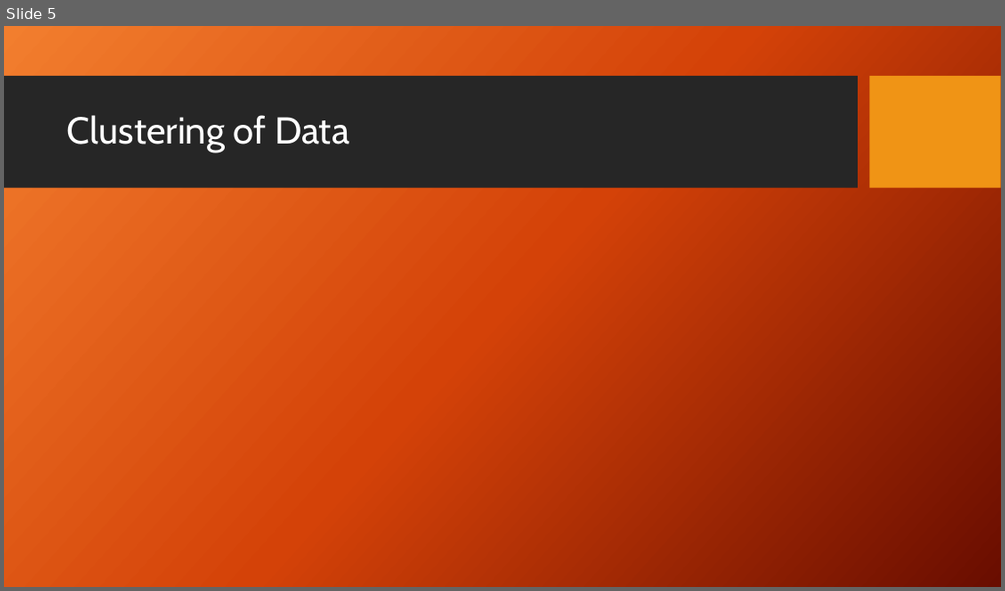
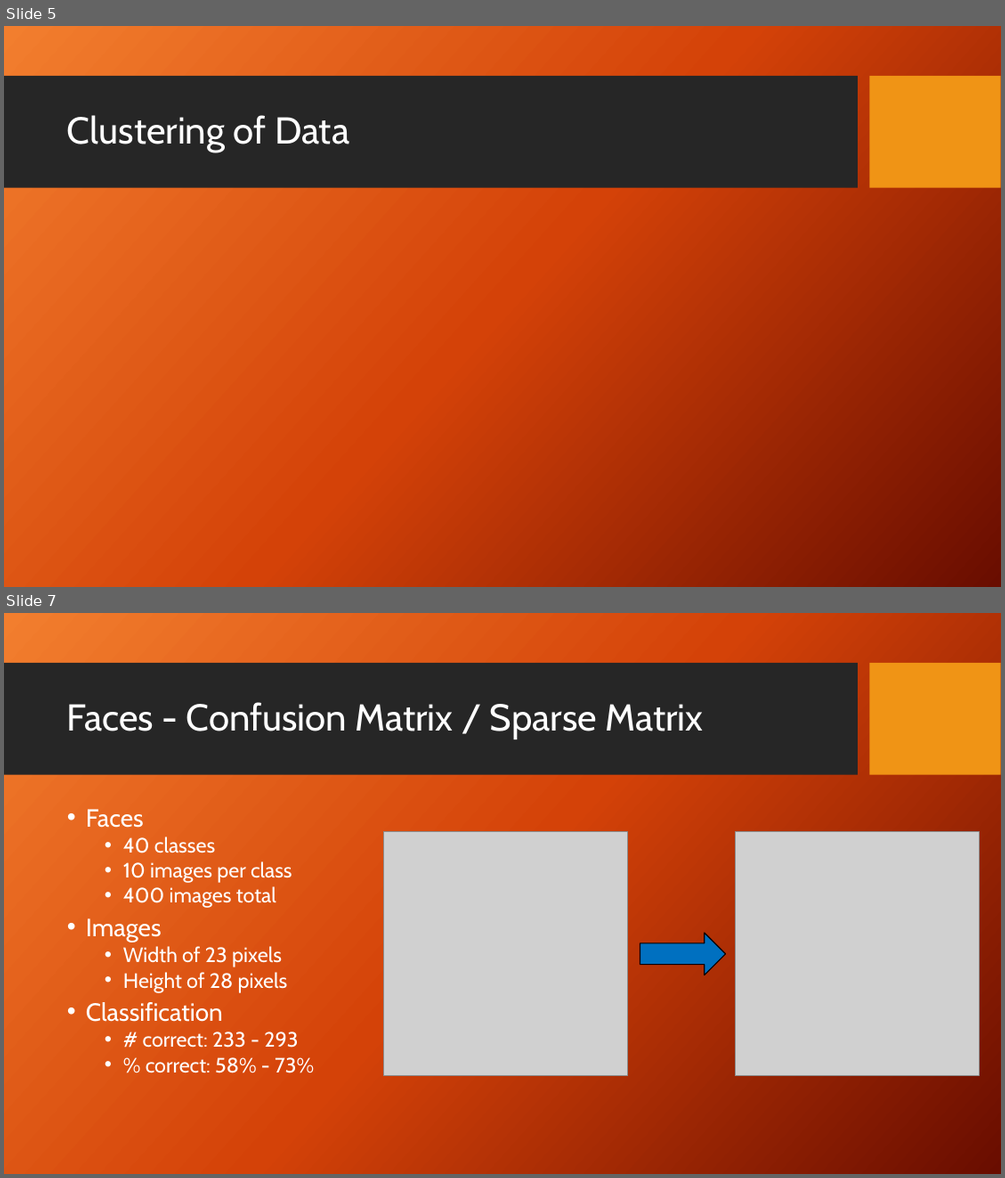
Before and after one commit to WoodMath/cse5334, a slide deck: hw02/Data Mining Project 2.pptx. Shown one above the other, each under a label of ours: slide 5 before the commit, slides 5 and 7 after it; the slides between them are not shown. The pictures are 1005x591 and 1005x1178 pixels, drawn with LibreOffice and Linux fonts; fonts in the diff are those of the drawing; grey boxes stand for pictures; background and template pictures are left out. Boxes give left, top, right and bottom in pixels: in the first picture for what was removed or moved away, otherwise in the second. Text is boxed around its words. In the diff, an @@ line names an element or a change of style, - is before the commit and + after.

```diff
--- a/hw02/Data Mining Project 2.pptx
+++ b/hw02/Data Mining Project 2.pptx
@@ slide 7 added at <box>4,613,1001,1174</box>, background picture (left out); not listed: 2 template elements that a slide beside it also shows @@
@@ title added at <box>67,702,704,739</box>, 36 pt, text #FFFFFF @@
+Faces - Confusion Matrix / Sparse Matrix
@@ text added at <box>86,809,314,1073</box>, 20 pt, text #FFFFFF @@
+• Faces
+  • 40 classes
+  • 10 images per class
+  • 400 images total
+• Images
+  • Width of 23 pixels
+  • Height of 28 pixels
+• Classification
+  • # correct: 233 - 293
+  • % correct: 58% - 73%
@@ picture added at <box>384,832,628,1076</box> @@
@@ picture added at <box>736,832,979,1076</box> @@
@@ right arrow added at <box>640,933,726,975</box>, fill #0070C0, outline #000000 1 pt @@
```
Also in this commit, not shown: 2 slides changed, 2 other slides added, 32 other files.
